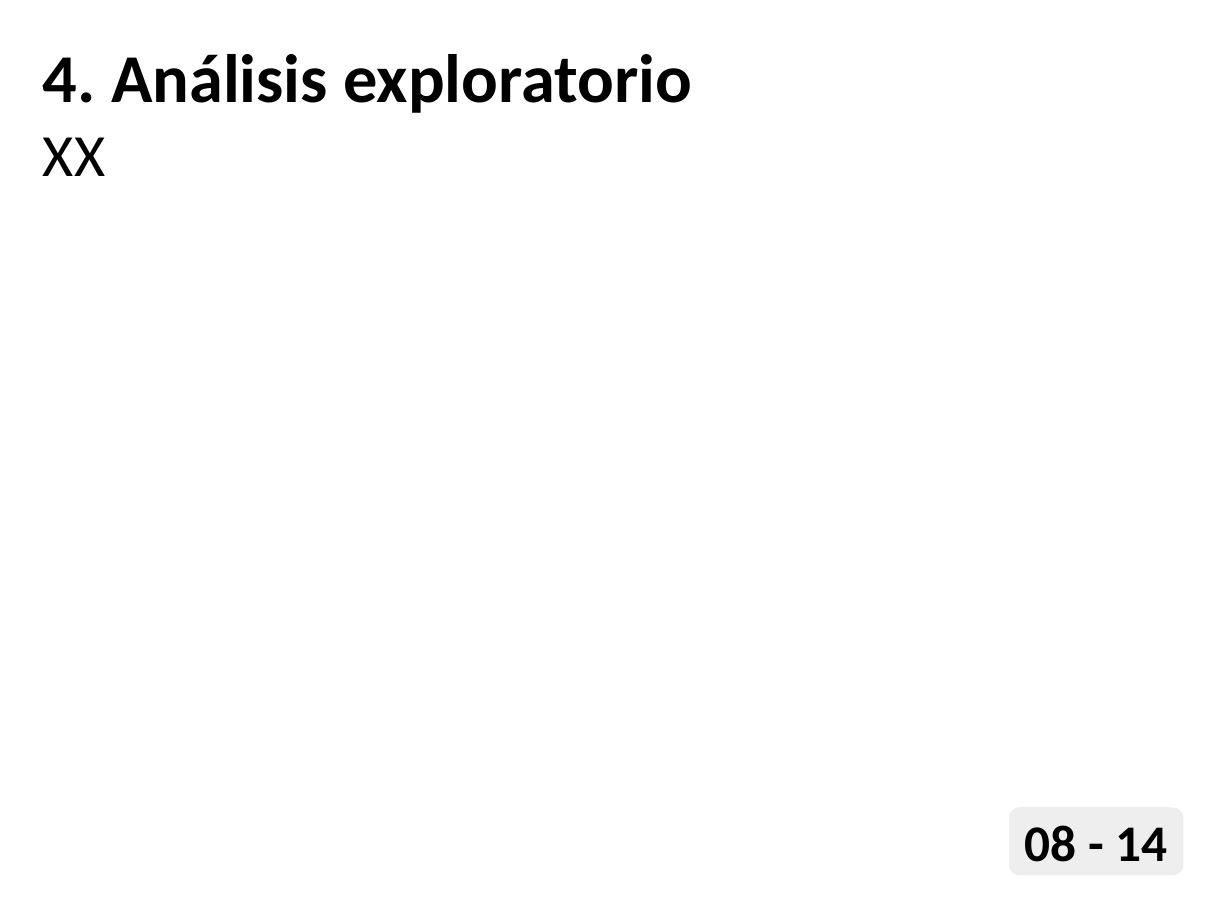
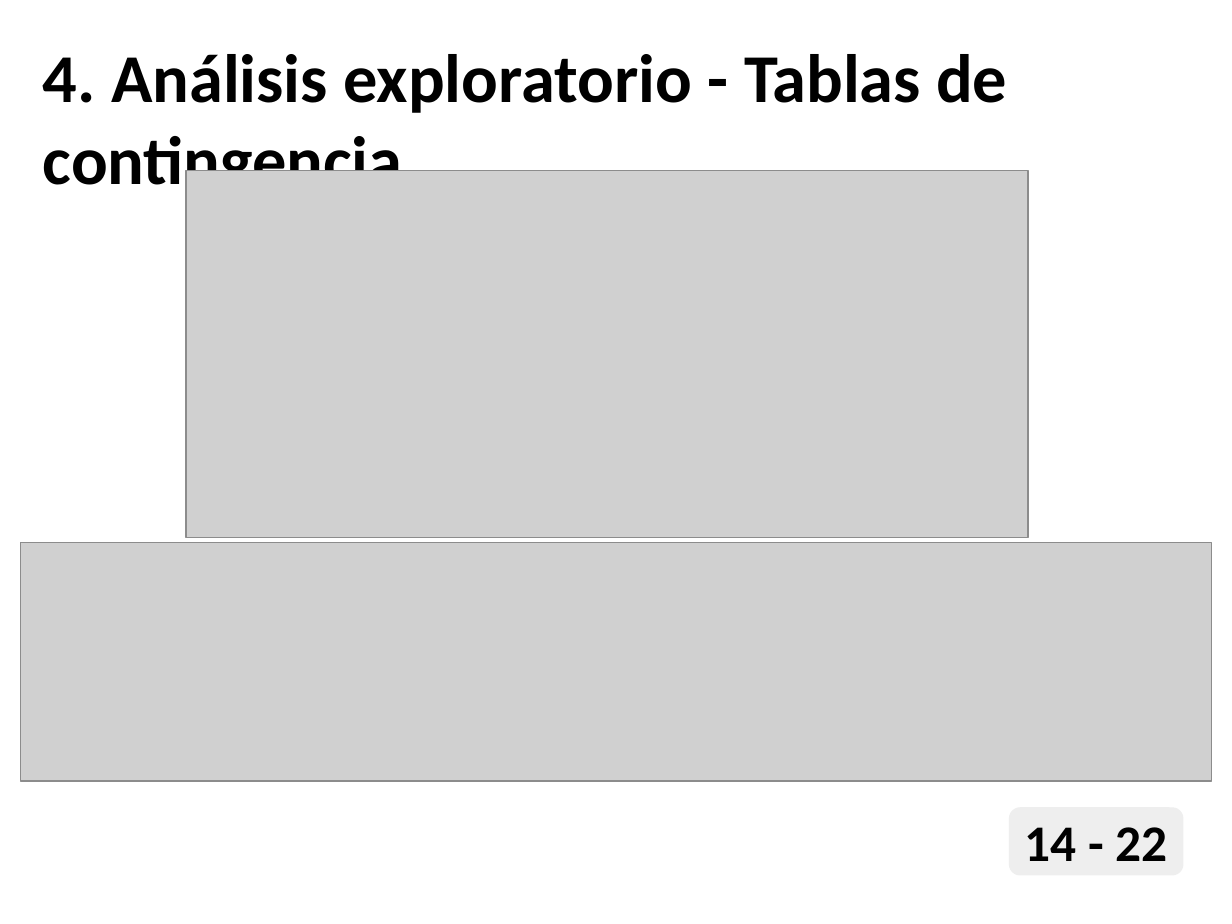
Before and after one commit to joszamama/linux-distros-analysis, a slide deck: slide 20 of docs/DAS - Presentación.pptx (slide 17 before the commit). Drawn at 1232x924 pixels with LibreOffice and Linux fonts; fonts in the diff are those of the drawing; grey boxes stand for pictures. Boxes give left, top, right and bottom in pixels: in the first picture for what was removed or moved away, otherwise in the second. Text is boxed around its words. In the diff, an @@ line names an element or a change of style, - is before the commit and + after.

```diff
--- a/docs/DAS - Presentación.pptx
+++ b/docs/DAS - Presentación.pptx
@@ text at <box>43,54,1007,201</box>: text changed @@
-4. Análisis exploratorio
-XX
+4. Análisis exploratorio - Tablas de contingencia
@@ picture added at <box>186,170,1027,537</box> @@
@@ picture added at <box>21,543,1212,781</box> @@
@@ text in rounded rectangle at <box>1025,827,1167,861</box>: text changed @@
-08 - 14
+14 - 22
```
Also in this commit, not shown: 13 other slides changed, 8 slides added, 3 slides removed, 1 other file.
